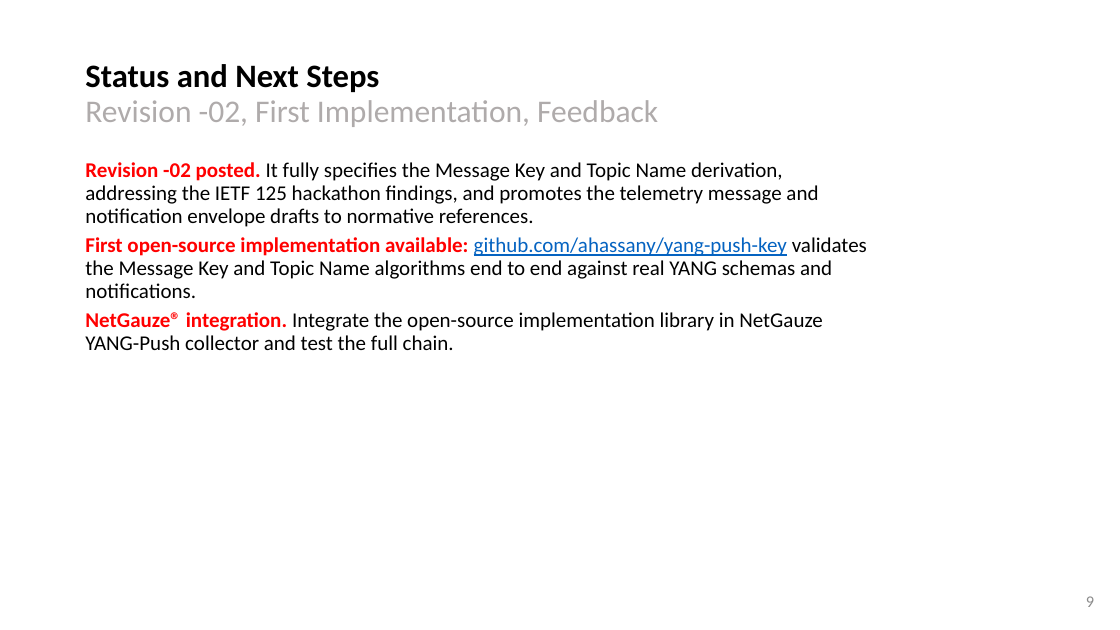
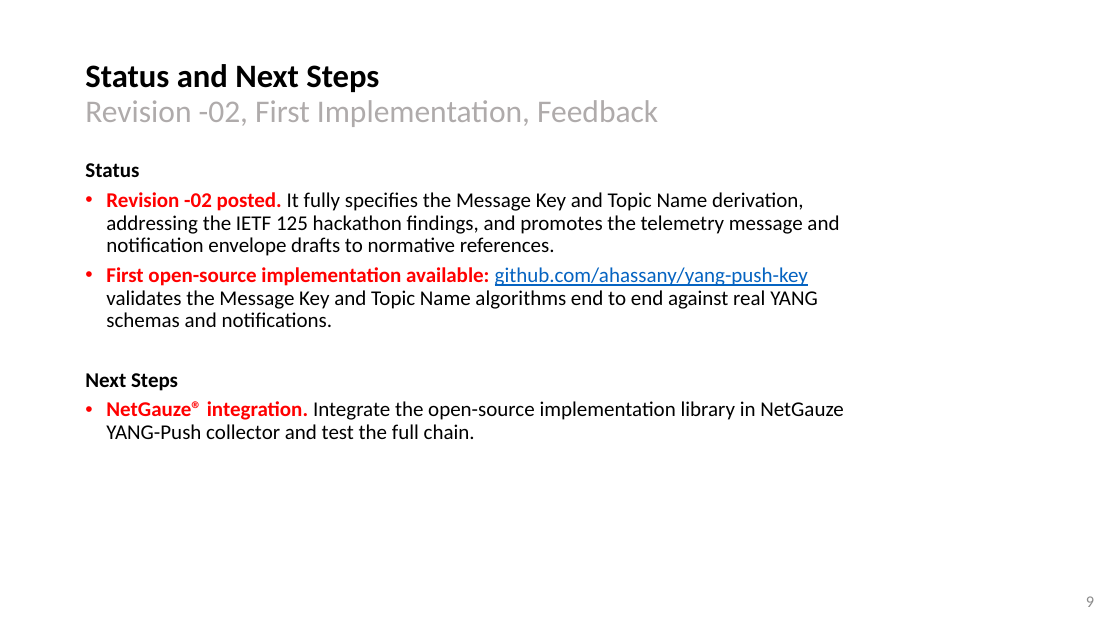
Before and after one commit to network-analytics/ietf-network-analytics-document-status, a slide deck: slide 9 of 126/NMOP/draft-ietf-nmop-yang-message-broker-message-key-02.pptx. Drawn at 1120x630 pixels with LibreOffice and Linux fonts; fonts in the diff are those of the drawing. Boxes give left, top, right and bottom in pixels: in the first picture for what was removed or moved away, otherwise in the second. Text is boxed around its words. In the diff, an @@ line names an element or a change of style, - is before the commit and + after.

Commit message:
Update the message key slides

```diff
--- a/126/NMOP/draft-ietf-nmop-yang-message-broker-message-key-02.pptx
+++ b/126/NMOP/draft-ietf-nmop-yang-message-broker-message-key-02.pptx
@@ text at [85,163,139,177]: paragraph added @@
+Status
@@ text at [106,192,843,439]: bullet none to • @@
@@ text at [85,373,178,391]: paragraph added @@
+Next Steps
```
Also in this commit, not shown: 1 other file.
